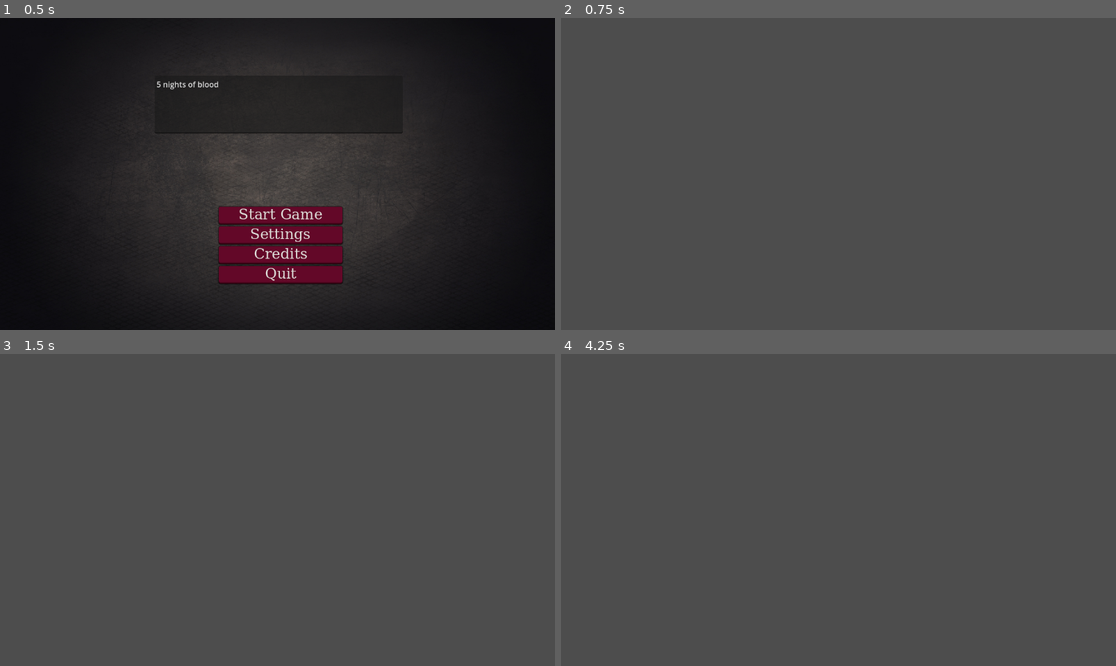
Above: before the commit, frames 1-4 (two rows, left to right).
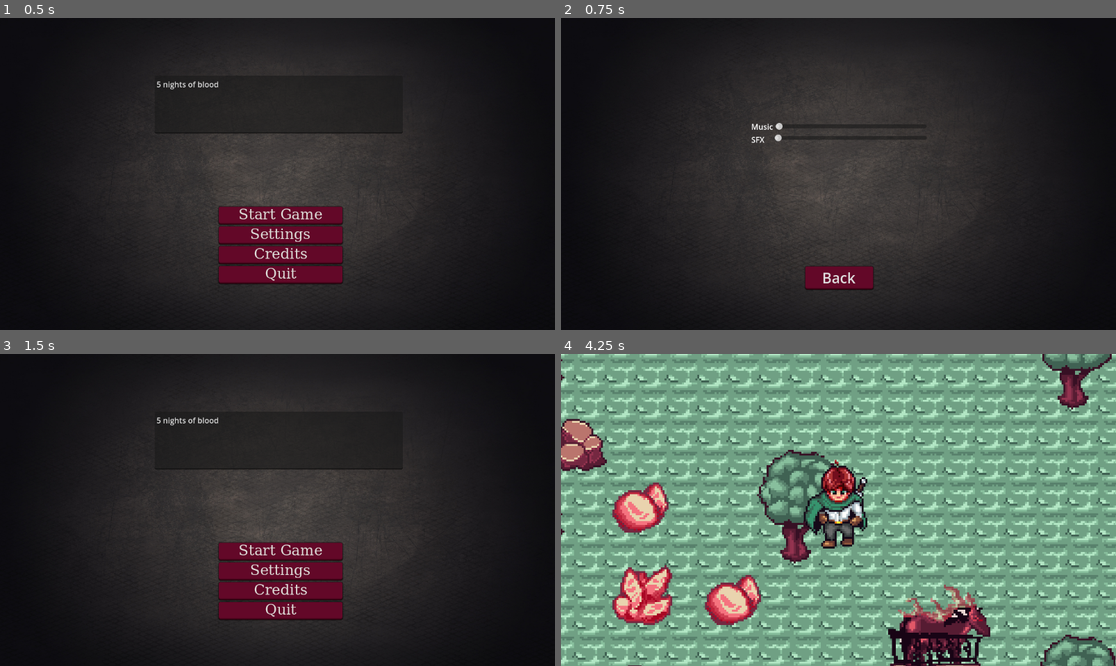
Above: after the commit, the same moments.

Repository: LightMash/GameJam
Game: Godot game, scene res://scenes/mainmenu.tscn
Two runs of this game, one before a commit and one after it. Both use one fixed random seed, a clock stepped at 60 frames per second and the inputs below.
Inputs (mouse positions are in pixels of both pictures, inside the frame that each line leads up to):
- Up to frame 1 (0.5 s): no input
- Up to frame 2 (0.75 s): click "Settings" at 0.5 s
- Up to frame 3 (1.5 s): click (277, 612) at 1.25 s, where only the run after the commit has a clickable "Back"
- Up to frame 4 (4.25 s): click (844, 550) at 2 s, where only the run after the commit has a clickable "Start Game"; hold D (right) 2.78-3.53 s; hold S (down) from 3.53 s (still down)

Frame 1 is identical in both runs. In frame 2, 87% of the frame differs, in the area x 0-100%, y 0-100%; in frame 3, 92%; in frame 4, 96%.

Commit message:
Added settings page

Diff:
--- a/Vampire/scenes/settings.tscn
+++ b/Vampire/scenes/settings.tscn
@@ -1,3 +1,109 @@
-[gd_scene format=3 uid="uid://ceig5wtqe5ns4"]
+[gd_scene load_steps=8 format=3 uid="uid://ceig5wtqe5ns4"]
 
-[node name="Settings" type="CanvasLayer"]
+[ext_resource type="Texture2D" uid="uid://bf7td0j51cogu" path="res://assets/scifi_start_menu_test.jpg" id="1_5p8wc"]
+[ext_resource type="StyleBox" uid="uid://de61c7bh14sgf" path="res://ui/Ressources/Themes & Stylebox/hover_button.tres" id="1_6wm04"]
+[ext_resource type="Script" uid="uid://ijgoji5o2r7i" path="res://scripts/settings.gd" id="1_f4mfi"]
+[ext_resource type="StyleBox" uid="uid://cwu67ajxb4kob" path="res://ui/Ressources/Themes & Stylebox/normal_button.tres" id="2_f4mfi"]
+
+[sub_resource type="StyleBoxEmpty" id="StyleBoxEmpty_f4mfi"]
+
+[sub_resource type="StyleBoxEmpty" id="StyleBoxEmpty_es4n0"]
+
+[sub_resource type="Theme" id="Theme_gis3k"]
+Button/font_sizes/font_size = 30
+Button/fonts/font = null
+Button/styles/focus = SubResource("StyleBoxEmpty_f4mfi")
+Button/styles/hover = ExtResource("1_6wm04")
+Button/styles/normal = ExtResource("2_f4mfi")
+Button/styles/pressed = SubResource("StyleBoxEmpty_es4n0")
+
+[node name="SettingsUIRoot" type="CanvasLayer"]
+script = ExtResource("1_f4mfi")
+
+[node name="Settings" type="Control" parent="."]
+layout_mode = 3
+anchors_preset = 15
+anchor_right = 1.0
+anchor_bottom = 1.0
+grow_horizontal = 2
+grow_vertical = 2
+size_flags_vertical = 4
+theme = SubResource("Theme_gis3k")
+
+[node name="SettingsBackground" type="NinePatchRect" parent="Settings"]
+layout_mode = 1
+anchors_preset = 15
+anchor_right = 1.0
+anchor_bottom = 1.0
+grow_horizontal = 2
+grow_vertical = 2
+texture = ExtResource("1_5p8wc")
+
+[node name="SettingsPanel" type="NinePatchRect" parent="Settings/SettingsBackground"]
+layout_mode = 1
+anchors_preset = -1
+anchor_left = 0.50100005
+anchor_top = 0.41900003
+anchor_right = 0.50100005
+anchor_bottom = 0.41900003
+offset_left = -221.15253
+offset_top = -143.26901
+offset_right = 220.84747
+offset_bottom = 142.73099
+grow_horizontal = 2
+grow_vertical = 2
+
+[node name="VBoxContainer" type="VBoxContainer" parent="Settings/SettingsBackground/SettingsPanel"]
+layout_mode = 1
+anchors_preset = 8
+anchor_left = 0.5
+anchor_top = 0.5
+anchor_right = 0.5
+anchor_bottom = 0.5
+offset_left = -182.0
+offset_top = -57.5
+offset_right = 182.0
+offset_bottom = 57.5
+grow_horizontal = 2
+grow_vertical = 2
+
+[node name="MusicVBoxContainer" type="BoxContainer" parent="Settings/SettingsBackground/SettingsPanel/VBoxContainer"]
+layout_mode = 2
+
+[node name="Music" type="Label" parent="Settings/SettingsBackground/SettingsPanel/VBoxContainer/MusicVBoxContainer"]
+layout_mode = 2
+size_flags_horizontal = 4
+text = "Music"
+
+[node name="MusicSlider" type="HSlider" parent="Settings/SettingsBackground/SettingsPanel/VBoxContainer/MusicVBoxContainer"]
+layout_mode = 2
+size_flags_horizontal = 3
+size_flags_vertical = 4
+
+[node name="SFXVBoxContainer" type="BoxContainer" parent="Settings/SettingsBackground/SettingsPanel/VBoxContainer"]
+layout_mode = 2
+
+[node name="SFX" type="Label" parent="Settings/SettingsBackground/SettingsPanel/VBoxContainer/SFXVBoxContainer"]
+layout_mode = 2
+text = "SFX    "
+
+[node name="SFXSLider" type="HSlider" parent="Settings/SettingsBackground/SettingsPanel/VBoxContainer/SFXVBoxContainer"]
+layout_mode = 2
+size_flags_horizontal = 3
+
+[node name="Back" type="Button" parent="Settings/SettingsBackground"]
+layout_mode = 1
+anchors_preset = -1
+anchor_left = 0.5
+anchor_top = 0.83400005
+anchor_right = 0.5
+anchor_bottom = 0.83400005
+offset_left = -69.0
+offset_top = -15.434021
+offset_right = 72.25
+offset_bottom = 15.565979
+grow_horizontal = 2
+grow_vertical = 2
+text = "Back"
+
+[connection signal="pressed" from="Settings/SettingsBackground/Back" to="." method="_on_back_pressed"]
--- /dev/null
+++ b/Vampire/scripts/settings.gd
@@ -0,0 +1,15 @@
+extends CanvasLayer
+
+
+# Called when the node enters the scene tree for the first time.
+func _ready() -> void:
+	pass # Replace with function body.
+
+
+# Called every frame. 'delta' is the elapsed time since the previous frame.
+func _process(delta: float) -> void:
+	pass
+
+
+func _on_back_pressed() -> void:
+	get_tree().change_scene_to_file("res://scenes/mainmenu.tscn")
--- a/Vampire/ui/ui_root.tscn
+++ b/Vampire/ui/ui_root.tscn
@@ -29,6 +29,8 @@
 
 [sub_resource type="StyleBoxEmpty" id="StyleBoxEmpty_f6o6b"]
 
+[sub_resource type="StyleBoxEmpty" id="StyleBoxEmpty_6qk7i"]
+
 [sub_resource type="Theme" id="Theme_nowai"]
 Button/colors/font_color = Color(0.8746512, 0.8768879, 0.8572877, 1)
 Button/font_sizes/font_size = 30
@@ -36,6 +38,7 @@
 Button/styles/focus = SubResource("StyleBoxEmpty_f6o6b")
 Button/styles/hover = ExtResource("2_f6o6b")
 Button/styles/normal = ExtResource("3_6qk7i")
+Button/styles/pressed = SubResource("StyleBoxEmpty_6qk7i")
 
 [node name="UIRoot" type="CanvasLayer"]
 script = ExtResource("1_otu6g")
Not shown, added: Vampire/scripts/settings.gd.uid
Not shown: 1 places in Vampire/ui/ui_root.tscn that only renumber resources
